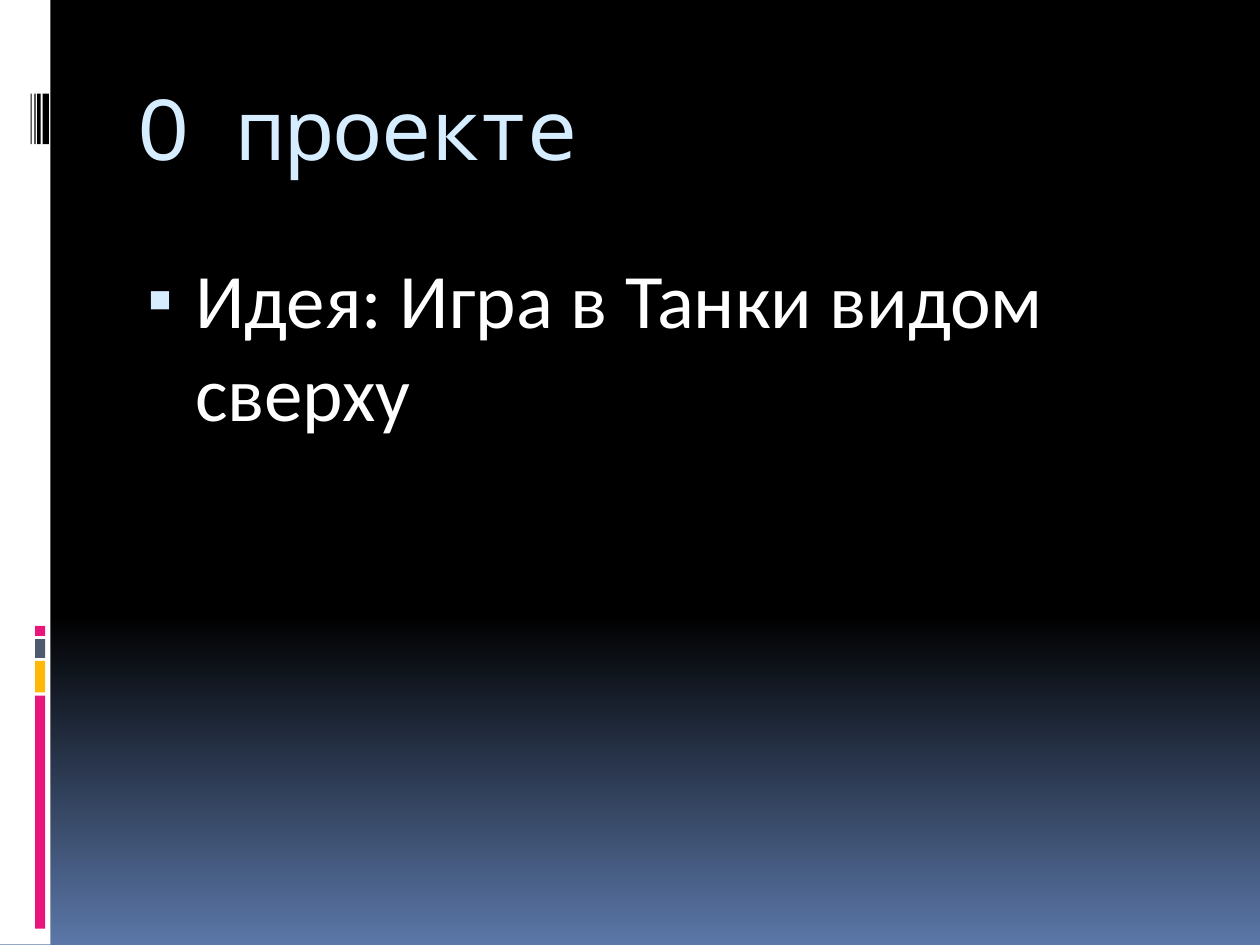
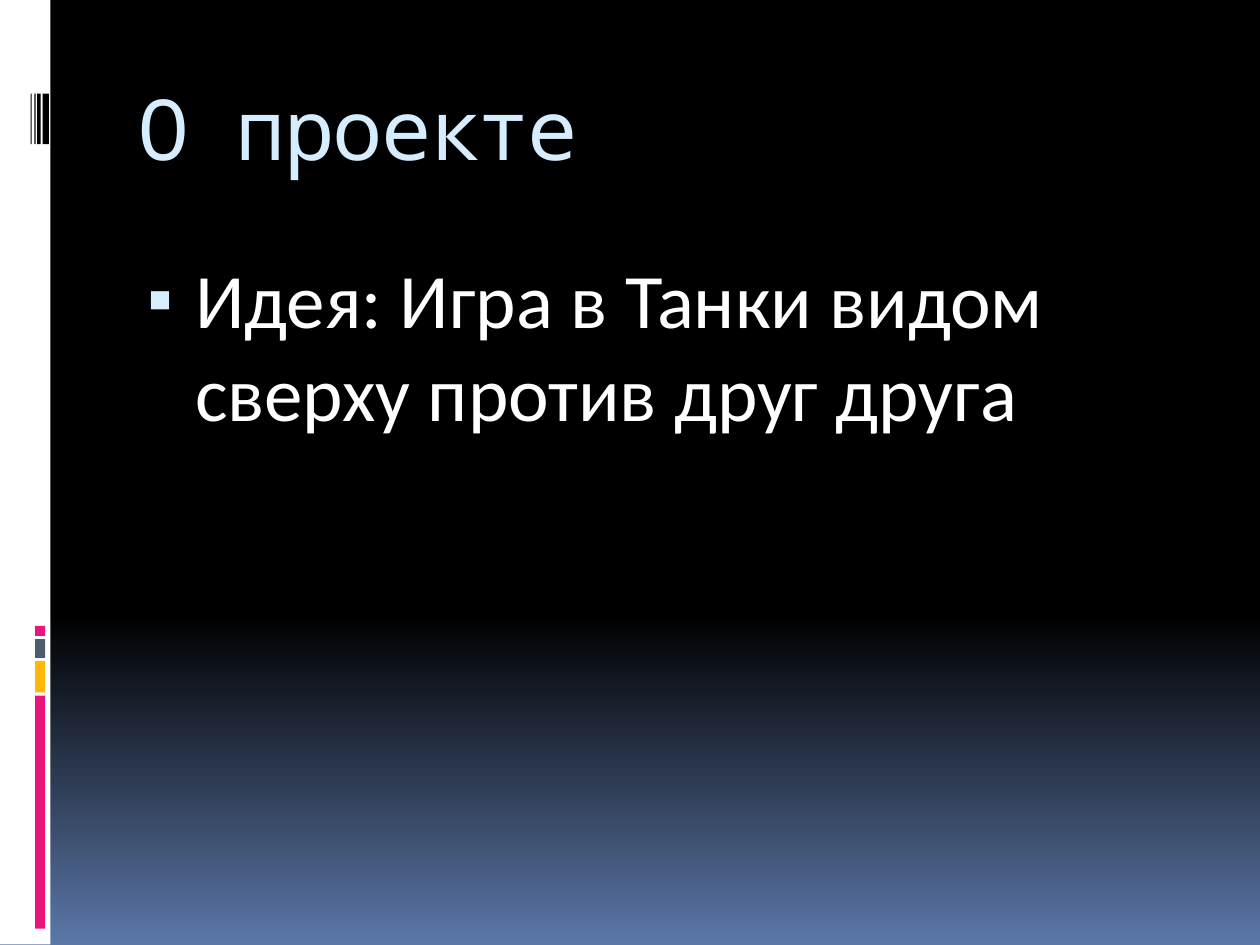
Before and after one commit to Shadowlucky/PanzerStorm, a slide deck: slide 2 of О проекте/PanzerStorm.pptx. Drawn at 1260x945 pixels with LibreOffice and Linux fonts; fonts in the diff are those of the drawing. Boxes give left, top, right and bottom in pixels: in the first picture for what was removed or moved away, otherwise in the second. Text is boxed around its words. In the diff, an @@ line names an element or a change of style, - is before the commit and + after.

Commit message:
Дополнена информация о проекте

```diff
--- a/О проекте/PanzerStorm.pptx
+++ b/О проекте/PanzerStorm.pptx
@@ text at (195, 278, 1043, 434): text changed @@
-▪ Идея: Игра в Танки видом сверху
+▪ Идея: Игра в Танки видом сверху против друг друга
```
Also in this commit, not shown: 1 other file.
